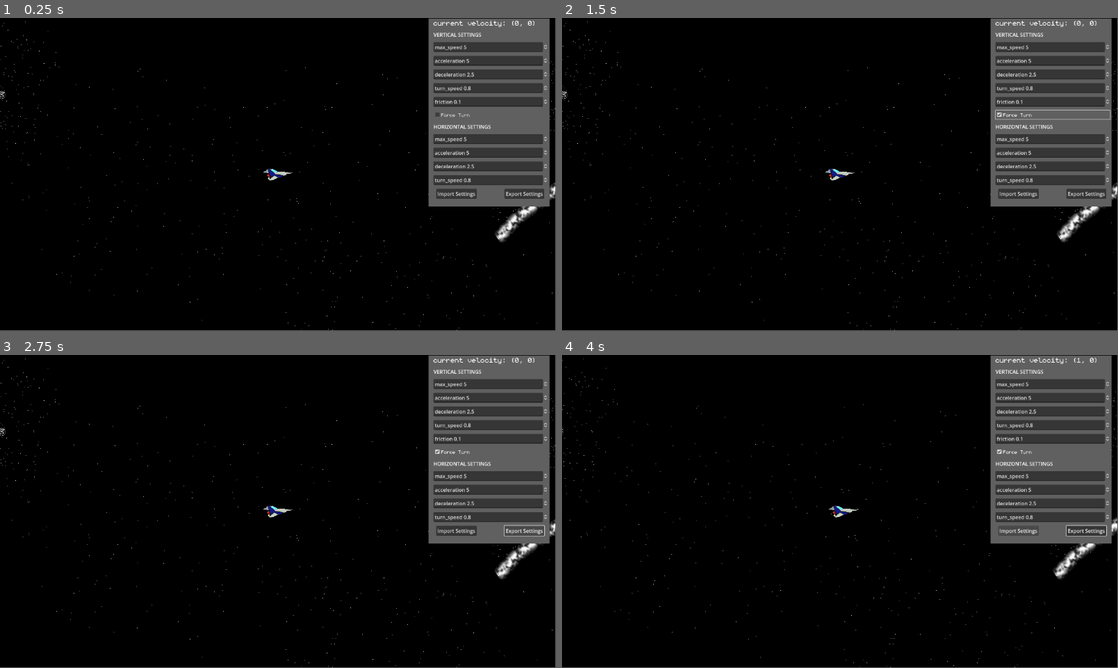
Above: before the commit, frames 1-4 (two rows, left to right).
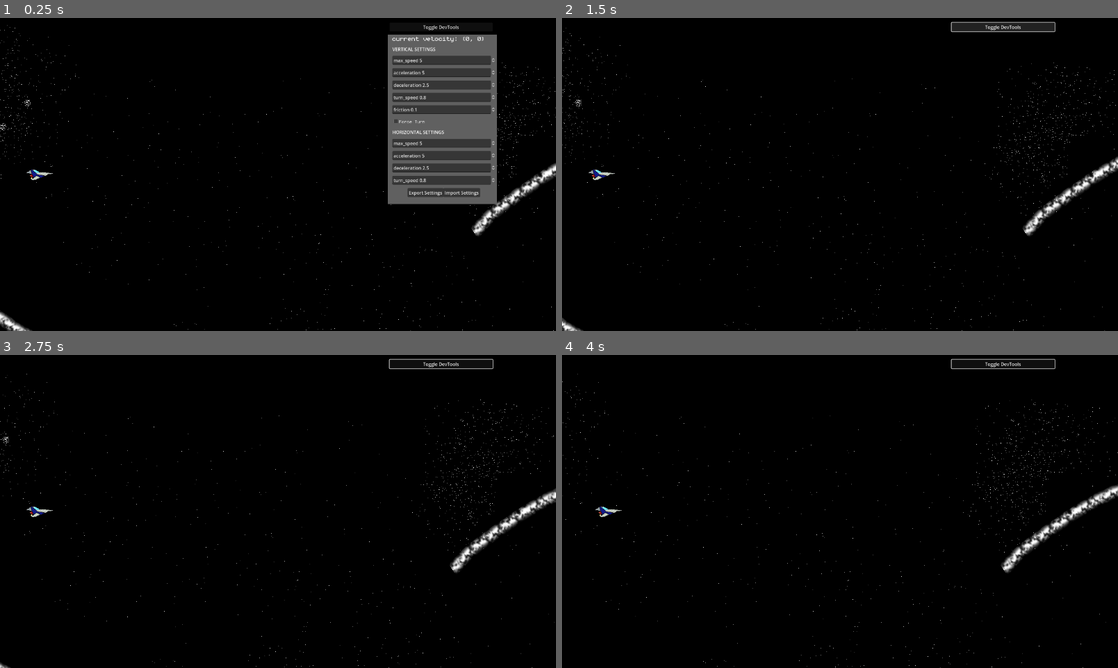
Above: after the commit, the same moments.

Repository: ZacharyDangelo/schmup
Game: Godot game, scene res://scenes/first_scene.tscn
The game is run twice, just before and just after one commit, with the same random seed, the same clock (stepped at 60 frames per second) and the same inputs.
Inputs (mouse positions are in pixels of both pictures, inside the frame that each line leads up to):
- Up to frame 1 (0.25 s): no input
- Up to frame 2 (1.5 s): click "Force Turn" at 0.5 s; click (1001, 27) at 1.25 s, where only the run after the commit has a clickable "Toggle DevTools"
- Up to frame 3 (2.75 s): click (522, 530) at 2 s, where only the run before the commit has a clickable "Export Settings"
- Up to frame 4 (4 s): click (1017, 530) at 2.75 s, where only the run before the commit has a clickable "Import Settings"; hold Right (move_right) from 3.53 s (still down)
In our replay, the window is 799x449 before the commit and 800x450 after it. These sizes can differ from the game's own. Grey fills any space a smaller window leaves; there, only what the larger window draws over its background counts as a difference.

The runs differ from the first frame. In frame 1, 15% of the frame differs, in the area x 0-100%, y 0-100%; in frame 2, 14%; in frame 3, 14%; in frame 4, 14%.

Commit message:
add toggle for devtools, add camera scrolling

Diff:
--- a/project.godot
+++ b/project.godot
@@ -14,6 +14,12 @@
 run/main_scene="res://scenes/first_scene.tscn"
 config/features=PackedStringArray("4.3", "Forward Plus")
 config/icon="res://icon.svg"
+
+[display]
+
+window/size/viewport_width=1280
+window/size/viewport_height=720
+window/stretch/mode="viewport"
 
 [input]
 
--- a/scenes/debug_ui.tscn
+++ b/scenes/debug_ui.tscn
@@ -3,110 +3,125 @@
 [ext_resource type="Script" path="res://scripts/debug_ui.gd" id="1_fpvob"]
 [ext_resource type="FontFile" uid="uid://t8h1shroylrt" path="res://fonts/monogram.ttf" id="1_oyxfi"]
 
-[node name="DEBUG_UI" type="CanvasLayer" node_paths=PackedStringArray("max_speed_y_input", "acceleration_y_inpu …(197 unchanged characters)…
+[node name="DEBUG_UI" type="CanvasLayer" node_paths=PackedStringArray("toggle_button", "tools_container", "max_speed_y_input", "acceleration_y_inpu …(197 unchanged characters)…
 script = ExtResource("1_fpvob")
-max_speed_y_input = NodePath("VBoxContainer/MaxSpeedInput")
-acceleration_y_input = NodePath("VBoxContainer/AccelerationInput")
-deceleration_y_input = NodePath("VBoxContainer/DecelerationInput")
-friction_input = NodePath("VBoxContainer/FrictionInput")
-turn_speed_y_input = NodePath("VBoxContainer/TurnSpeed")
-max_speed_x_input = NodePath("VBoxContainer/MaxSpeedInput2")
-acceleration_x_input = NodePath("VBoxContainer/AccelerationInput2")
-deceleration_x_input = NodePath("VBoxContainer/DecelerationInput2")
-turn_speed_x_input = NodePath("VBoxContainer/TurnSpeed2")
-force_turn_input = NodePath("VBoxContainer/ForceTurnInput")
-velocity_label = NodePath("VBoxContainer/VelocityLabel")
+toggle_button = NodePath("Toggle")
+tools_container = NodePath("Tools")
+max_speed_y_input = NodePath("Tools/VBoxContainer/MaxSpeedInput")
+acceleration_y_input = NodePath("Tools/VBoxContainer/AccelerationInput")
+deceleration_y_input = NodePath("Tools/VBoxContainer/DecelerationInput")
+friction_input = NodePath("Tools/VBoxContainer/FrictionInput")
+turn_speed_y_input = NodePath("Tools/VBoxContainer/TurnSpeed")
+max_speed_x_input = NodePath("Tools/VBoxContainer/MaxSpeedInput2")
+acceleration_x_input = NodePath("Tools/VBoxContainer/AccelerationInput2")
+deceleration_x_input = NodePath("Tools/VBoxContainer/DecelerationInput2")
+turn_speed_x_input = NodePath("Tools/VBoxContainer/TurnSpeed2")
+force_turn_input = NodePath("Tools/VBoxContainer/ForceTurnInput")
+velocity_label = NodePath("Tools/VBoxContainer/VelocityLabel")
 
-[node name="BG" type="ColorRect" parent="."]
-offset_left = 771.0
-offset_top = 1.0
-offset_right = 1152.0
-offset_bottom = 592.0
+[node name="Toggle" type="Button" parent="."]
+offset_left = 783.0
+offset_top = 16.0
+offset_right = 1143.0
+offset_bottom = 47.0
+text = "Toggle DevTools"
+
+[node name="Tools" type="Control" parent="."]
+layout_mode = 3
+anchors_preset = 0
+
+[node name="BG" type="ColorRect" parent="Tools"]
+offset_left = 777.0
+offset_top = 57.0
+offset_right = 1158.0
+offset_bottom = 648.0
 color = Color(0.377919, 0.377919, 0.377919, 1)
 
-[node name="VBoxContainer" type="VBoxContainer" parent="."]
-offset_left = 787.0
-offset_right = 1147.0
-offset_bottom = 51.0
+[node name="VBoxContainer" type="VBoxContainer" parent="Tools"]
+offset_left = 793.0
+offset_top = 56.0
+offset_right = 1153.0
+offset_bottom = 624.0
 theme_override_constants/separation = 12
 
-[node name="VelocityLabel" type="Label" parent="VBoxContainer"]
+[node name="VelocityLabel" type="Label" parent="Tools/VBoxContainer"]
 layout_mode = 2
 theme_override_fonts/font = ExtResource("1_oyxfi")
 theme_override_font_sizes/font_size = 36
 text = "current velocity:"
 
-[node name="VerticalSettingsLabel" type="Label" parent="VBoxContainer"]
+[node name="VerticalSettingsLabel" type="Label" parent="Tools/VBoxContainer"]
 layout_mode = 2
 text = "VERTICAL SETTINGS"
 
-[node name="MaxSpeedInput" type="SpinBox" parent="VBoxContainer"]
+[node name="MaxSpeedInput" type="SpinBox" parent="Tools/VBoxContainer"]
 layout_mode = 2
 step = 0.1
 prefix = "max_speed"
 
-[node name="AccelerationInput" type="SpinBox" parent="VBoxContainer"]
+[node name="AccelerationInput" type="SpinBox" parent="Tools/VBoxContainer"]
 layout_mode = 2
 step = 0.1
 prefix = "acceleration"
 
-[node name="DecelerationInput" type="SpinBox" parent="VBoxContainer"]
+[node name="DecelerationInput" type="SpinBox" parent="Tools/VBoxContainer"]
 layout_mode = 2
 step = 0.1
 prefix = "deceleration"
 
-[node name="TurnSpeed" type="SpinBox" parent="VBoxContainer"]
+[node name="TurnSpeed" type="SpinBox" parent="Tools/VBoxContainer"]
 layout_mode = 2
 step = 0.1
 prefix = "turn_speed"
 
-[node name="FrictionInput" type="SpinBox" parent="VBoxContainer"]
+[node name="FrictionInput" type="SpinBox" parent="Tools/VBoxContainer"]
 layout_mode = 2
 step = 0.1
 prefix = "friction"
 
-[node name="ForceTurnInput" type="CheckBox" parent="VBoxContainer"]
+[node name="ForceTurnInput" type="CheckBox" parent="Tools/VBoxContainer"]
 layout_mode = 2
 theme_override_fonts/font = ExtResource("1_oyxfi")
 theme_override_font_sizes/font_size = 24
 text = "Force Turn"
 
-[node name="VerticalSettingsLabel2" type="Label" parent="VBoxContainer"]
+[node name="VerticalSettingsLabel2" type="Label" parent="Tools/VBoxContainer"]
 layout_mode = 2
 text = "HORIZONTAL SETTINGS"
 
-[node name="MaxSpeedInput2" type="SpinBox" parent="VBoxContainer"]
+[node name="MaxSpeedInput2" type="SpinBox" parent="Tools/VBoxContainer"]
 layout_mode = 2
 step = 0.1
 prefix = "max_speed"
 
-[node name="AccelerationInput2" type="SpinBox" parent="VBoxContainer"]
+[node name="AccelerationInput2" type="SpinBox" parent="Tools/VBoxContainer"]
 layout_mode = 2
 step = 0.1
 prefix = "acceleration"
 
-[node name="DecelerationInput2" type="SpinBox" parent="VBoxContainer"]
+[node name="DecelerationInput2" type="SpinBox" parent="Tools/VBoxContainer"]
 layout_mode = 2
 step = 0.1
 prefix = "deceleration"
 
-[node name="TurnSpeed2" type="SpinBox" parent="VBoxContainer"]
+[node name="TurnSpeed2" type="SpinBox" parent="Tools/VBoxContainer"]
 layout_mode = 2
 step = 0.1
 prefix = "turn_speed"
 
-[node name="VBoxContainer" type="HBoxContainer" parent="VBoxContainer"]
+[node name="VBoxContainer" type="HBoxContainer" parent="Tools/VBoxContainer"]
 layout_mode = 2
-theme_override_constants/separation = -340
+theme_override_constants/separation = 0
 alignment = 1
 
-[node name="Export" type="Button" parent="VBoxContainer/VBoxContainer"]
+[node name="Export" type="Button" parent="Tools/VBoxContainer/VBoxContainer"]
 layout_mode = 2
 text = "Export Settings"
 
-[node name="Import" type="Button" parent="VBoxContainer/VBoxContainer"]
+[node name="Import" type="Button" parent="Tools/VBoxContainer/VBoxContainer"]
 layout_mode = 2
 text = "Import Settings"
 
-[connection signal="pressed" from="VBoxContainer/VBoxContainer/Export" to="." method="_on_export_pressed"]
-[connection signal="pressed" from="VBoxContainer/VBoxContainer/Import" to="." method="_on_import_pressed"]
+[connection signal="pressed" from="Toggle" to="." method="_on_toggle_pressed"]
+[connection signal="pressed" from="Tools/VBoxContainer/VBoxContainer/Export" to="." method="_on_export_pressed"]
+[connection signal="pressed" from="Tools/VBoxContainer/VBoxContainer/Import" to="." method="_on_import_pressed"]
--- a/scenes/first_scene.tscn
+++ b/scenes/first_scene.tscn
@@ -1,62 +1,65 @@
-[gd_scene load_steps=4 format=3 uid="uid://d3vgec77riiqu"]
+[gd_scene load_steps=5 format=3 uid="uid://d3vgec77riiqu"]
 
 [ext_resource type="PackedScene" uid="uid://c7hgmmou0ia8o" path="res://scenes/player.tscn" id="1_tul1x"]
+[ext_resource type="Script" path="res://scripts/camera.gd" id="2_0uke8"]
 [ext_resource type="Texture2D" uid="uid://hrs8o2hkcyh5" path="res://space_bg.png" id="2_30i84"]
 [ext_resource type="PackedScene" uid="uid://dxogv416tnuca" path="res://scenes/debug_ui.tscn" id="2_j8gc4"]
 
 [node name="Game" type="Node"]
 
-[node name="Node2D" type="Node2D" parent="."]
+[node name="BG" type="Node2D" parent="."]
 
-[node name="SpaceBg5" type="Sprite2D" parent="Node2D"]
+[node name="SpaceBg5" type="Sprite2D" parent="BG"]
 position = Vector2(-74595, -43189)
 rotation = 1.61445
 scale = Vector2(56.7766, 700.541)
 texture = ExtResource("2_30i84")
 
-[node name="SpaceBg3" type="Sprite2D" parent="Node2D"]
+[node name="SpaceBg3" type="Sprite2D" parent="BG"]
 position = Vector2(-1317, -1873)
 scale = Vector2(15.4028, 33.8693)
 texture = ExtResource("2_30i84")
 
-[node name="SpaceBg4" type="Sprite2D" parent="Node2D"]
+[node name="SpaceBg4" type="Sprite2D" parent="BG"]
 position = Vector2(14025, 11435)
 scale = Vector2(7.53502, 26.4677)
 texture = ExtResource("2_30i84")
 
-[node name="SpaceBg2" type="Sprite2D" parent="Node2D"]
+[node name="SpaceBg2" type="Sprite2D" parent="BG"]
 position = Vector2(-64, 84)
 texture = ExtResource("2_30i84")
 
-[node name="SpaceBg" type="Sprite2D" parent="Node2D"]
+[node name="SpaceBg" type="Sprite2D" parent="BG"]
 position = Vector2(-11760, 1115.25)
 scale = Vector2(3.655, 10.6485)
 texture = ExtResource("2_30i84")
 
-[node name="SpaceBg6" type="Sprite2D" parent="Node2D"]
+[node name="SpaceBg6" type="Sprite2D" parent="BG"]
 position = Vector2(-20133, 55599)
 scale = Vector2(44.443, 92.7496)
 texture = ExtResource("2_30i84")
 
-[node name="SpaceBg7" type="Sprite2D" parent="Node2D"]
+[node name="SpaceBg7" type="Sprite2D" parent="BG"]
 position = Vector2(120539, 66223)
 scale = Vector2(44.443, 92.7496)
 texture = ExtResource("2_30i84")
 
-[node name="SpaceBg8" type="Sprite2D" parent="Node2D"]
+[node name="SpaceBg8" type="Sprite2D" parent="BG"]
 position = Vector2(-7461, -75217)
 scale = Vector2(44.443, 92.7496)
 texture = ExtResource("2_30i84")
 
+[node name="Camera" type="Camera2D" parent="."]
+unique_name_in_owner = true
+position_smoothing_enabled = true
+script = ExtResource("2_0uke8")
+scroll_speed = 20.0
+
 [node name="Player" parent="." instance=ExtResource("1_tul1x")]
 unique_name_in_owner = true
-position = Vector2(0, 0)
-
-[node name="Camera2D" type="Camera2D" parent="Player"]
-position_smoothing_enabled = true
+position = Vector2(-549, 0)
 
 [node name="DEBUG_UI" parent="." instance=ExtResource("2_j8gc4")]
 offset = Vector2(380, 0)
 scale = Vector2(0.66, 0.66)
 transform = Transform2D(0.66, 0, 0, 0.66, 380, 0)
-enabled = true
--- a/scenes/player.tscn
+++ b/scenes/player.tscn
@@ -4,7 +4,6 @@
 [ext_resource type="Texture2D" uid="uid://cv1bja2088xja" path="res://sprites/Arwing.png" id="2_p5reh"]
 
 [node name="Player" type="Node2D" node_paths=PackedStringArray("sprite")]
-position = Vector2(164, 200)
 script = ExtResource("1_4vd5h")
 sprite = NodePath("Sprite/Sprite2D")
 metadata/_edit_group_ = true
--- /dev/null
+++ b/scripts/camera.gd
@@ -0,0 +1,11 @@
+extends Camera2D
+
+@export var scroll_speed: float
+
+var player
+
+func _ready():
+	player = get_node('%Player')
+
+func _process(delta):
+	offset += Vector2(scroll_speed * delta,0)
--- a/scripts/debug_ui.gd
+++ b/scripts/debug_ui.gd
@@ -2,7 +2,9 @@
 
 var player
 
-@export var enabled: bool
+
+@export var toggle_button: Button
+@export var tools_container: Control
 
 # Vertical movement inputs
 @export var max_speed_y_input: SpinBox
@@ -23,9 +25,9 @@
 @export var export_button: Button
 @export var import_button: Button
 
+
+
 func _ready():
-	if !enabled:
-		return
 	player = get_node('%Player')
 
 
@@ -60,8 +62,6 @@
 	force_turn_input.toggled.connect(_on_force_turn_toggled)
 
 func _process(delta):
-	if !enabled:
-		return
 	var format_string = "current velocity: (%s, %s)"
 	var x = round(player.last_velocity.x)
 	var y = round(player.last_velocity.y)
@@ -174,3 +174,7 @@
 
 func _on_import_pressed():
 	import_player_settings_from_clipboard()
+
+
+func _on_toggle_pressed():
+	tools_container.visible = !tools_container.visible
--- a/scripts/player/player.gd
+++ b/scripts/player/player.gd
@@ -17,9 +17,12 @@
 var screen_size
 var screen_offset = 40
 var last_velocity = Vector2.ZERO
+var camera
 
 func _ready():
 	screen_size = get_viewport_rect().size
+	camera = get_node('%Camera')
+	camera.get
 
 func _process(delta):
 	var input_vector = Vector2.ZERO
@@ -35,10 +38,8 @@
 	if Input.is_action_pressed("move_up"):
 		input_vector.y -= 1
 	if Input.is_action_pressed("move_left"):
-		sprite.flip_h = true
 		input_vector.x -= 1
 	if Input.is_action_pressed("move_right"):
-		sprite.flip_h = false
 		input_vector.x += 1
 
 	if input_vector != Vector2.ZERO:
@@ -74,5 +75,14 @@
 	last_velocity.x = clamp(last_velocity.x, -max_speed_x, max_speed_x)
 	last_velocity.y = clamp(last_velocity.y, -max_speed_y, max_speed_y)
 
-	# Move the player
+	# Move the player based on velocity
 	position += last_velocity
+	# Move the player based on camera scroll speed
+	position += Vector2(camera.scroll_speed * delta,0)
+
+
+	# Clamp the players position
+	position = position.clamp(
+		Vector2(-560, -300),
+		Vector2(screen_size.x, 300)
+	)
